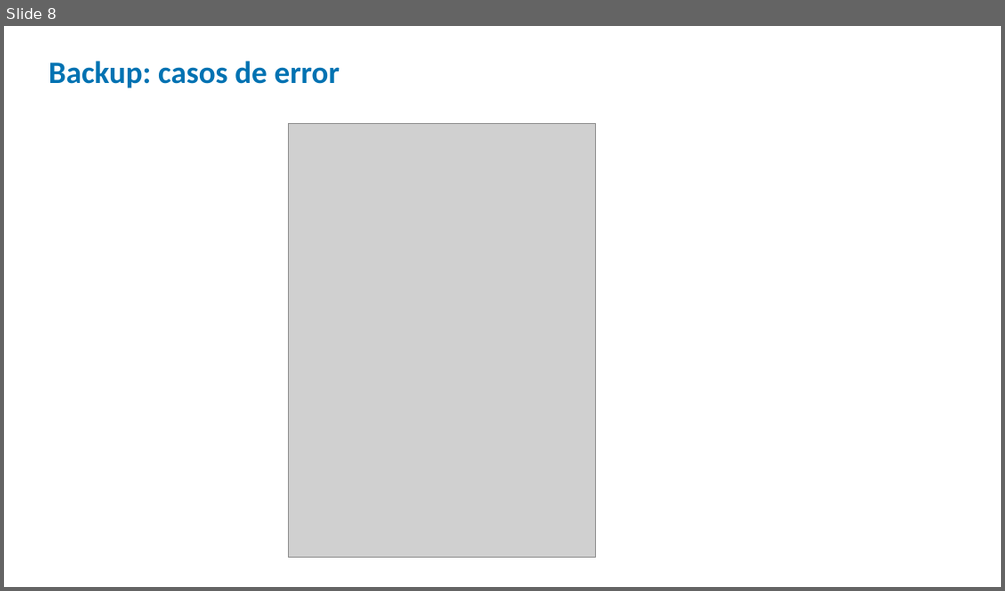
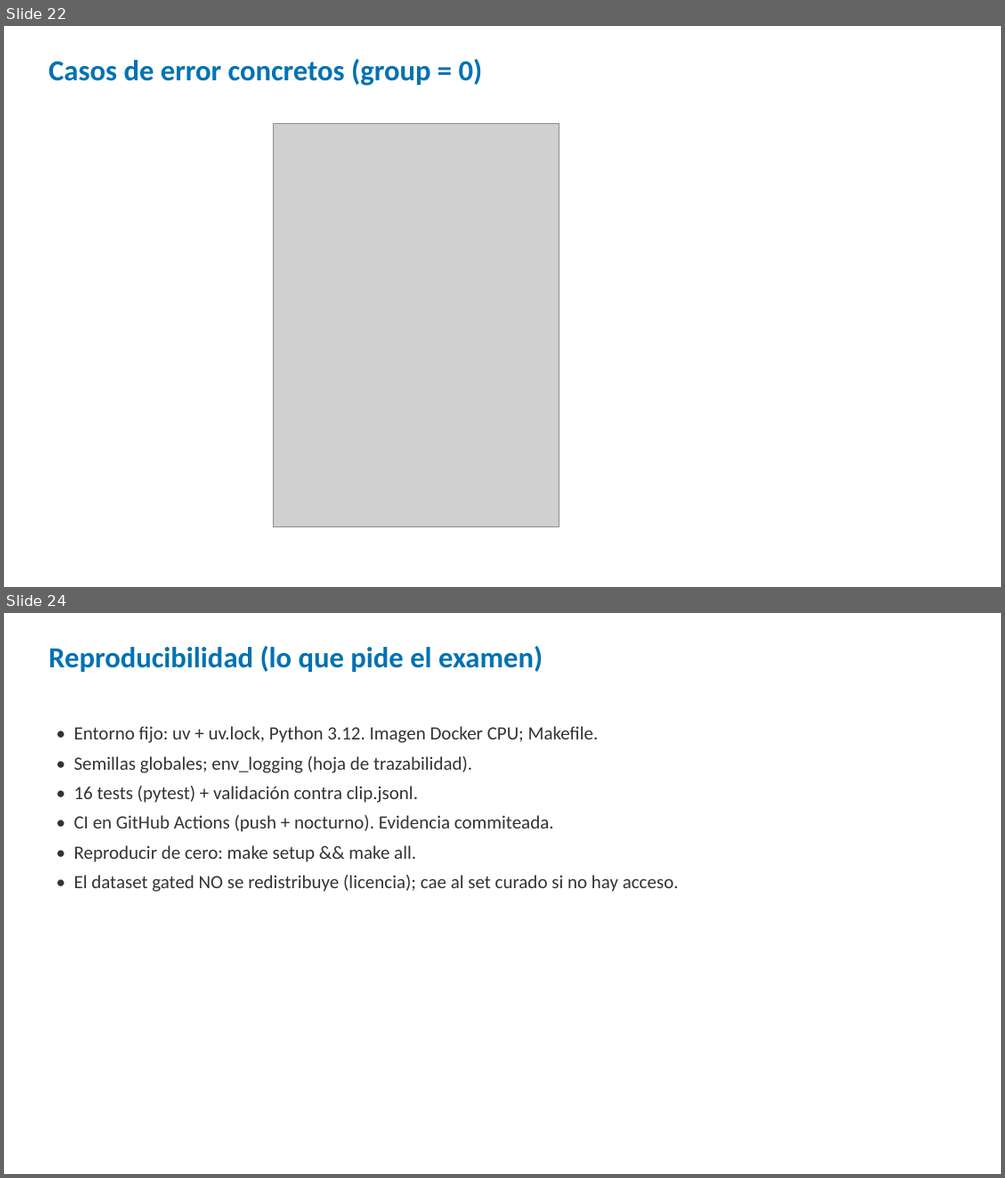
Before and after one commit to nielspac177/MCC225-Winoground, a slide deck: slides/pptx/defensa_winoground.pptx. Shown one above the other, each under a label of ours: slide 8 before the commit, slides 22 and 24 after it; the slides between them are not shown. The pictures are 1005x591 and 1005x1178 pixels, drawn with LibreOffice and Linux fonts; fonts in the diff are those of the drawing; grey boxes stand for pictures. Boxes give left, top, right and bottom in pixels: in the first picture for what was removed or moved away, otherwise in the second. Text is boxed around its words. In the diff, an @@ line names an element or a change of style, - is before the commit and + after.

Commit message:
Examen Parcial 1: guion, plan 20min, defensa de codigo y embeddings versionados

```diff
--- a/slides/pptx/defensa_winoground.pptx
+++ b/slides/pptx/defensa_winoground.pptx
@@ slide 24 added at (x1=4, y1=613, x2=1001, y2=1174), background #FFFFFF @@
@@ text added at (x1=48, y1=646, x2=542, y2=672), 28 pt, text #0072B2, bold @@
+Reproducibilidad (lo que pide el examen)
@@ text added at (x1=74, y1=726, x2=679, y2=892), 18 pt, text #333333 @@
+• Entorno fijo: uv + uv.lock, Python 3.12. Imagen Docker CPU; Makefile.
+• Semillas globales; env_logging (hoja de trazabilidad).
+• 16 tests (pytest) + validación contra clip.jsonl.
+• CI en GitHub Actions (push + nocturno). Evidencia commiteada.
+• Reproducir de cero: make setup && make all.
+• El dataset gated NO se redistribuye (licencia); cae al set curado si no hay acceso.
@@ what was slide 8 is now slide 22 @@
@@ slide 22 changed as well @@
@@ text at (x1=48, y1=59, x2=483, y2=86): text changed; size 30 to 28 pt @@
-Backup: casos de error
+Casos de error concretos (group = 0)
@@ picture resized from (x1=288, y1=123, x2=595, y2=557) to (x1=273, y1=123, x2=558, y2=527) @@
```
Also in this commit, not shown: 1 other slide changed, 26 other slides added, 6 slides removed, 9 other files.
